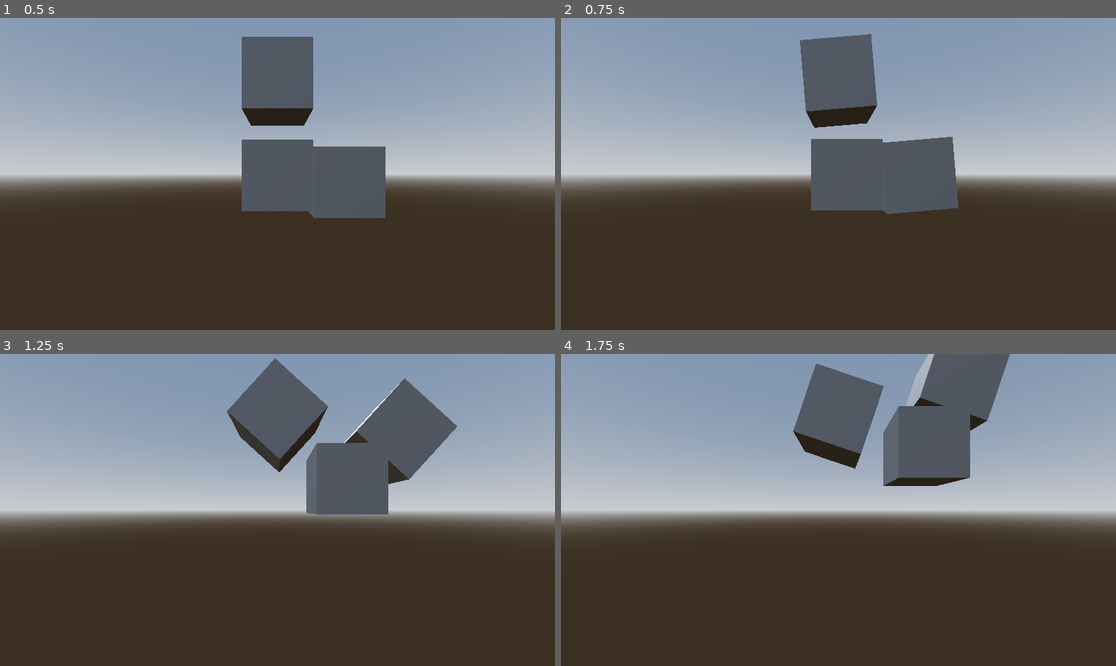
Above: before the commit, frames 1-4 (two rows, left to right).
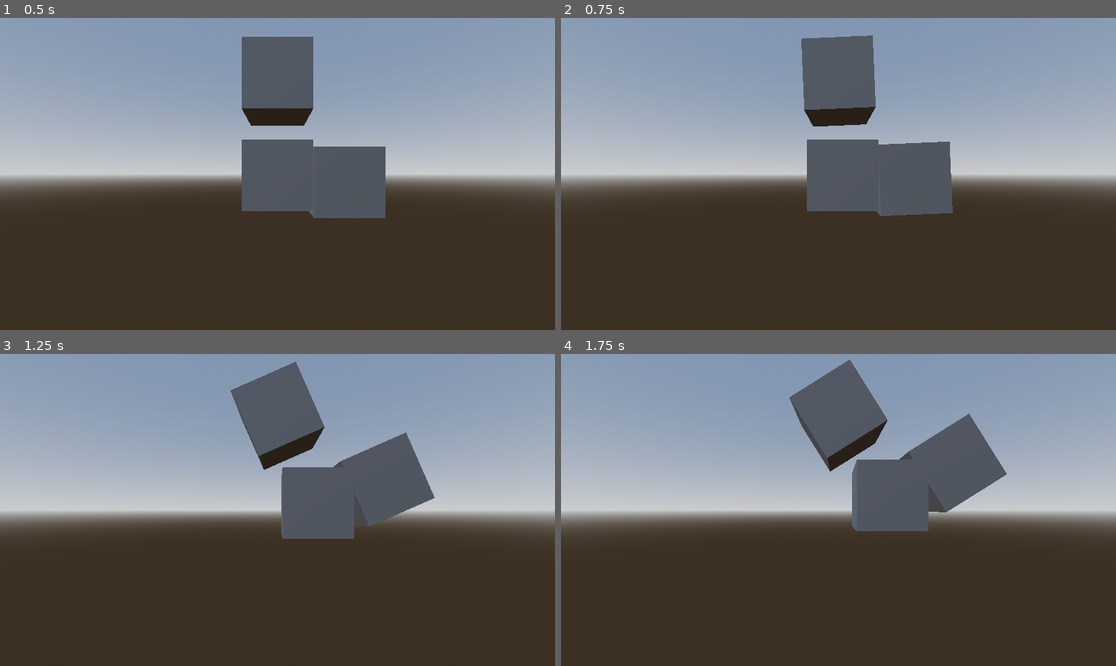
Above: after the commit, the same moments.

Repository: EsbenNyboe/GMTK-Jam-2025
Game: Godot game, scene res://main_scene.tscn
Two runs of this game, one before a commit and one after it. Both use one fixed random seed, a clock stepped at 60 frames per second and the inputs below.
Inputs:
- Up to frame 1 (0.5 s): no input
- Up to frame 2 (0.75 s): tap Enter at 0.5 s; hold Space (swing) from 0.53 s (still down)
- Up to frame 3 (1.25 s): keep holding Space (swing)
- Up to frame 4 (1.75 s): release Space (swing) at 1.28 s; tap Space (swing) at 1.35 s

Frame 1 is identical in both runs. In frame 2, 0.8% of the frame differs, in the area x 43-72%, y 5-64%; in frame 3, 6.9%; in frame 4, 10%, in the area x 41-81%, y 0-57%.

Commit message:
Decrease torque amount

Diff:
--- a/main_scene.gd
+++ b/main_scene.gd
@@ -3,15 +3,6 @@
 @export var torque_amount: float = 10
 @onready var swing_mount: RigidBody3D = $SwingMount
 
-# Called when the node enters the scene tree for the first time.
-func _ready() -> void:
-	pass # Replace with function body.
-
-
-# Called every frame. 'delta' is the elapsed time since the previous frame.
-func _process(delta: float) -> void:
-	pass
-
 func _physics_process(delta: float) -> void:
 	if Input.is_action_pressed("swing"):
 		swing_mount.apply_torque(Vector3.BACK * torque_amount)
--- a/main_scene.tscn
+++ b/main_scene.tscn
@@ -21,6 +21,7 @@
 
 [node name="Main Scene" type="Node3D"]
 script = ExtResource("1_0f027")
+torque_amount = 5.0
 
 [node name="WorldEnvironment" type="WorldEnvironment" parent="."]
 environment = SubResource("Environment_2c62f")
